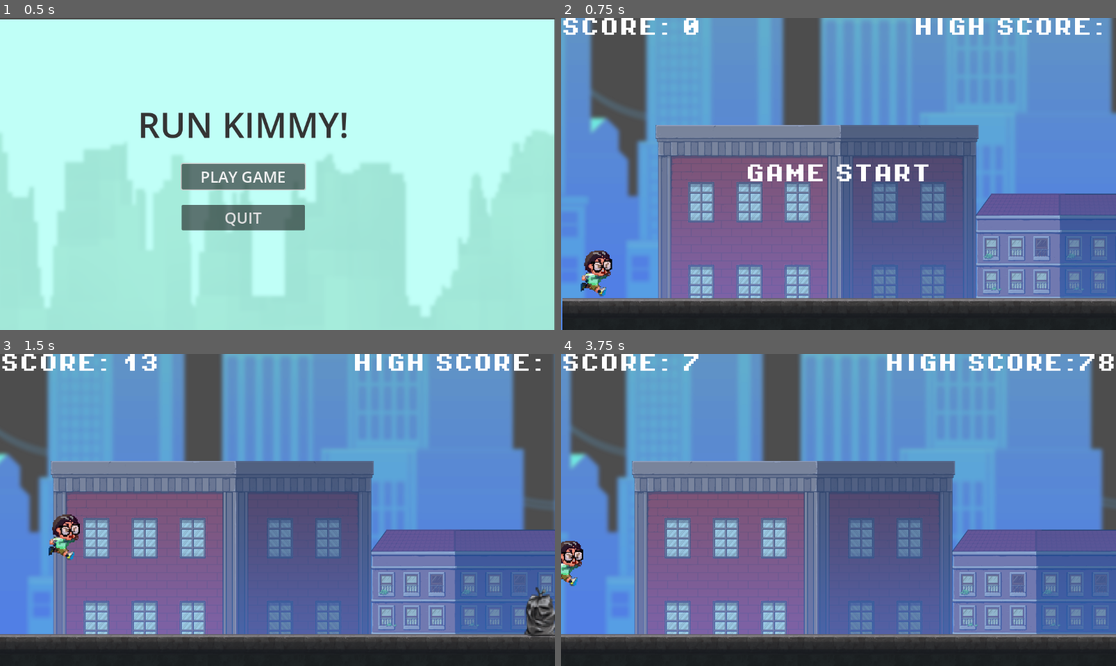
Above: before the commit, frames 1-4 (two rows, left to right).
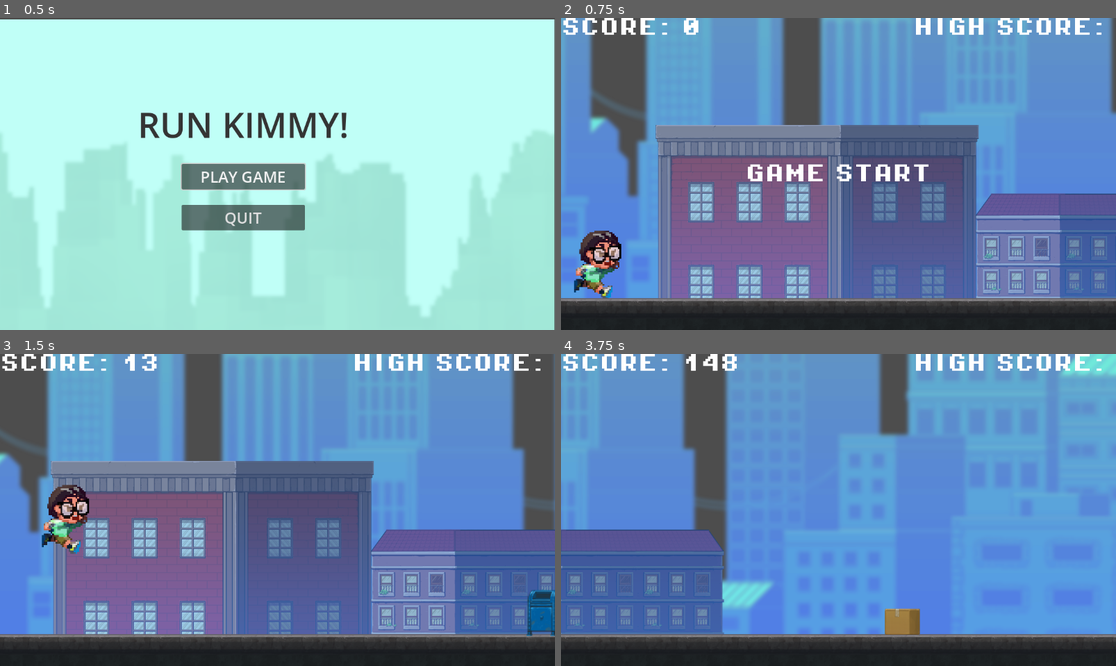
Above: after the commit, the same moments.

Repository: Chantology/runkimmy
Game: Godot game, scene res://scenes/ui/main_menu.tscn
The game is run twice, just before and just after one commit, with the same random seed, the same clock (stepped at 60 frames per second) and the same inputs.
Inputs (mouse positions are in pixels of both pictures, inside the frame that each line leads up to):
- Up to frame 1 (0.5 s): no input
- Up to frame 2 (0.75 s): click "PLAY GAME" at 0.5 s
- Up to frame 3 (1.5 s): tap Enter (ui_accept) at 1.25, 1.35 s; hold Right (ui_right) from 1.28 s (still down)
- Up to frame 4 (3.75 s): tap Enter (ui_accept) at 1.52, 1.82, 2.1, 2.27, 2.57, 3.6 s; release Right (ui_right) at 2.75 s; click (832, 510) at 2.75 s, where only the run before the commit has a clickable "RESTART"; hold Left (ui_left) from 3.53 s (still down)

Frame 1 is identical in both runs. In frame 2, 1.2% of the frame differs, in the area x 0-100%, y 68-100%; in frame 3, 2.2%; in frame 4, 65%, in the area x 0-100%, y 0-92%.

Commit message:
- add double jump - fix ground respawn issue - player spritesheet size adjustments

Diff:
--- a/project.godot
+++ b/project.godot
@@ -12,7 +12,7 @@
 
 config/name="Run Kimmy "
 config/description="This Game must be released before Kim's first game!"
-config/version="0.1.6.5"
+config/version="0.1.6.6"
 run/main_scene="res://scenes/ui/main_menu.tscn"
 config/features=PackedStringArray("4.3", "Forward Plus")
 boot_splash/bg_color=Color(0.0646965, 0.0646965, 0.0646965, 1)
--- a/scenes/ground.tscn
+++ b/scenes/ground.tscn
@@ -8,10 +8,10 @@
 [node name="ground" type="StaticBody2D"]
 
 [node name="Sprite2D" type="Sprite2D" parent="."]
-position = Vector2(0, -128)
+position = Vector2(-384, -128)
 texture = ExtResource("1_vn2ym")
 centered = false
 
 [node name="CollisionShape2D" type="CollisionShape2D" parent="."]
-position = Vector2(2252, -36)
+position = Vector2(1868, -36)
 shape = SubResource("RectangleShape2D_rq0q7")
--- a/scenes/player.tscn
+++ b/scenes/player.tscn
@@ -85,10 +85,10 @@
 }]
 
 [sub_resource type="RectangleShape2D" id="RectangleShape2D_3nvyc"]
-size = Vector2(49, 141)
+size = Vector2(85, 129.5)
 
 [sub_resource type="RectangleShape2D" id="RectangleShape2D_3as7c"]
-size = Vector2(48, 44)
+size = Vector2(86, 60)
 
 [node name="player" type="CharacterBody2D"]
 position = Vector2(-40, 78)
@@ -97,17 +97,17 @@
 [node name="AnimatedSprite2D" type="AnimatedSprite2D" parent="."]
 z_index = 1
 texture_filter = 1
-position = Vector2(40, 24)
-scale = Vector2(0.1, 0.1)
+position = Vector2(40, -16)
+scale = Vector2(0.15, 0.15)
 sprite_frames = SubResource("SpriteFrames_foqpk")
 animation = &"run"
 autoplay = "run"
 frame_progress = 0.822045
 
 [node name="RunCol" type="CollisionShape2D" parent="."]
-position = Vector2(44.5, 4)
+position = Vector2(47.5, -12.75)
 shape = SubResource("RectangleShape2D_3nvyc")
 
 [node name="DuckCol" type="CollisionShape2D" parent="."]
-position = Vector2(44, 39.5)
+position = Vector2(47, 22)
 shape = SubResource("RectangleShape2D_3as7c")
--- a/scripts/level.gd
+++ b/scripts/level.gd
@@ -101,12 +101,12 @@
 func generate_obs():
 	#Generate ground obstacles -- randi_range was (300,500) before
 	if obstacles.is_empty() or last_obs.position.x < score + randi_range(5, 500):
-		var obs_type = obstacle_types[randi() % obstacle_types.size()]
-		#var obs
-		var obs = obs_type.instantiate()
 		var max_obs = difficulty + 1
+
 		for i in range(randi() % max_obs + 1):
-			obs = obs_type.instantiate()
+			var obs_type = obstacle_types[randi() % obstacle_types.size()]
+			# war vorher nur "var obs"
+			var obs = obs_type.instantiate()
 			var obs_height = obs.get_node("Sprite2D").texture.get_height()
 			var obs_scale = obs.get_node("Sprite2D").scale
 			#Obstacles Spawning from out of screen, ChatGPT suggest to using this instead of screen_size.x
@@ -123,12 +123,6 @@
 	obs.body_entered.connect(hit_obs)
 	add_child(obs)
 	obstacles.append(obs)
-
-#Randomize the appearing obstacles ~From ChatGPT
-#func generate_obstacle_group():
-	#var obstacle_count = randi() % 3 + 1 #Generate between 1 and 3 obstacles
-	#for i in range(obstacle_count):
-		#generate_obs()
 
 func remove_obs(obs):
 	obs.queue_free()
@@ -154,6 +148,8 @@
 #update if window size changed  ~~ this is from ChatGPT!
 func _on_window_resized():
 	screen_size = get_window().size
+	var screen_height = screen_size.y
+	$ground.position.y = screen_height - $ground.texture.get_size().y
 
 func game_over():
 	check_high_score()
--- a/scripts/player.gd
+++ b/scripts/player.gd
@@ -3,6 +3,9 @@
 
 const SPEED = 300.0
 const JUMP_VELOCITY = -800.0
+
+var jump_max = 2
+var jump_count = 0
 
 # Get the gravity from the project settings to be synced with RigidBody nodes.
 var gravity = ProjectSettings.get_setting("physics/2d/default_gravity")
@@ -16,9 +19,11 @@
 			$AnimatedSprite2D.play("idle")
 		else:
 			velocity.y += gravity * delta
+			jump_count = 0
 
 	# Handle jump.
-	if Input.is_action_just_pressed("ui_accept") and is_on_floor():
+	if Input.is_action_just_pressed("ui_accept") and jump_count < jump_max:
+		jump_count += 1
 		velocity.y = JUMP_VELOCITY
 
 	# Get the input direction and handle the movement/deceleration.
